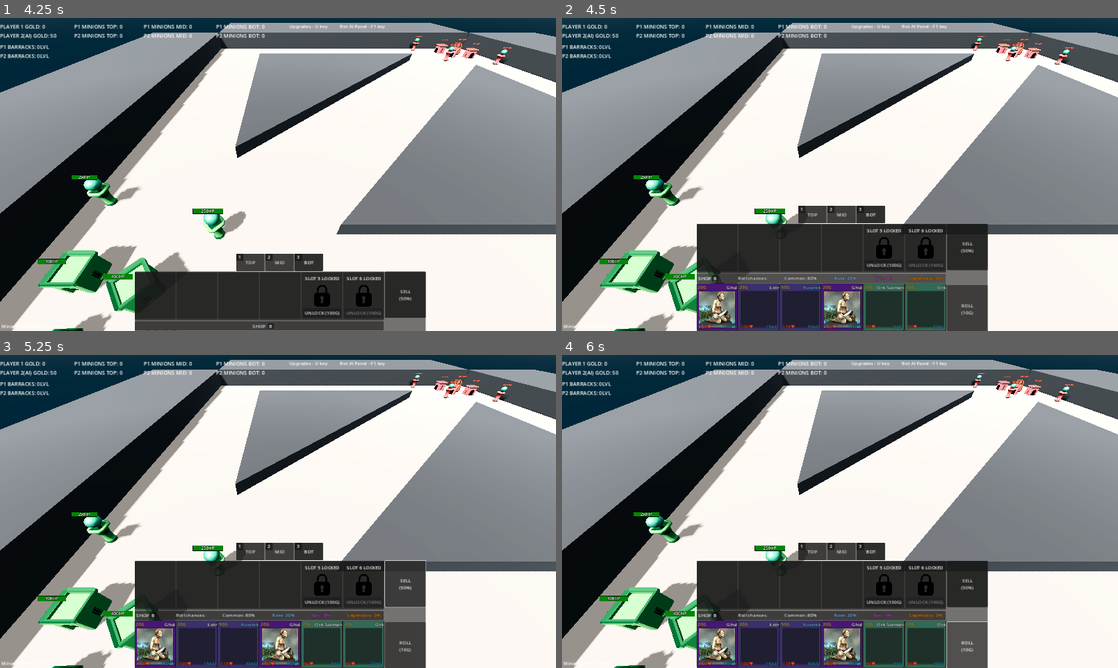
Above: before the commit, frames 1-4 (two rows, left to right).
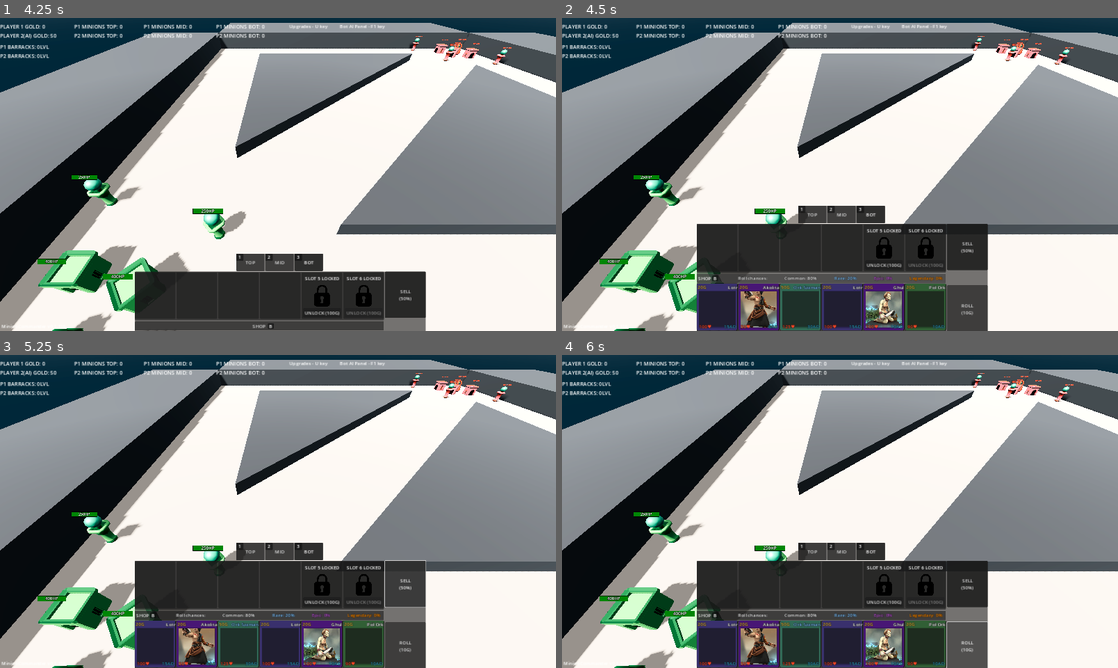
Above: after the commit, the same moments.

Repository: RadekGrzankowski/ChipsowyJam1
Game: Godot game, scene res://Scenes/Levels/main_menu.tscn
Same seed, same stepped clock (60 frames per second), same inputs: the game is played once before the commit and once after it.
Inputs:
- Up to frame 1 (4.25 s): click "Play" at 0.5 s; click "TOP" at 1.25 s; click "MID" at 2 s; click "BOT" at 2.75 s; click "UNLOCK (100G)" at 3.5 s
- Up to frame 2 (4.5 s): click "SHOP" at 4.25 s
- Up to frame 3 (5.25 s): click "SELL (50%)" at 5 s
- Up to frame 4 (6 s): click "ROLL (10G)" at 5.75 s

Frame 1 is identical in both runs. In frame 2, 4.4% of the frame differs, in the area x 24-70%, y 84-100%; in frame 3, 4.4%; in frame 4, 4.4%.

Commit message:
added cards for forest orc and beast

Diff:
--- /dev/null
+++ b/ChipsowyJam/Scenes/Assets/Cards/Beast/Anakonda.tres
@@ -0,0 +1,18 @@
+[gd_resource type="Resource" load_steps=2 format=3 uid="uid://bg34pac10a7ur"]
+
+[ext_resource type="Script" path="res://Scenes/Assets/Cards/card_stats.gd" id="1_wmsqj"]
+
+[resource]
+script = ExtResource("1_wmsqj")
+card_name = "Anakonda"
+race = 8
+tier = 1
+description = "2 toxic / 5 s Stacking"
+cost = 50
+health = 125
+attack_damage = 10
+armor = 0
+attack_speed = 1.5
+attack_range = 2.0
+type = 0
+sub_type = 0
--- /dev/null
+++ b/ChipsowyJam/Scenes/Assets/Cards/Beast/Bies.tres
@@ -0,0 +1,18 @@
+[gd_resource type="Resource" load_steps=2 format=3 uid="uid://r37do3g5symw"]
+
+[ext_resource type="Script" path="res://Scenes/Assets/Cards/card_stats.gd" id="1_xht7s"]
+
+[resource]
+script = ExtResource("1_xht7s")
+card_name = "Bies"
+race = 8
+tier = 2
+description = "4 toxic / 5 stacking"
+cost = 120
+health = 250
+attack_damage = 25
+armor = 25
+attack_speed = 1.5
+attack_range = 2.0
+type = 0
+sub_type = 0
--- /dev/null
+++ b/ChipsowyJam/Scenes/Assets/Cards/Beast/Gryf.tres
@@ -0,0 +1,18 @@
+[gd_resource type="Resource" load_steps=2 format=3 uid="uid://inw77towcek3"]
+
+[ext_resource type="Script" path="res://Scenes/Assets/Cards/card_stats.gd" id="1_uubcf"]
+
+[resource]
+script = ExtResource("1_uubcf")
+card_name = "Gryf"
+race = 8
+tier = 3
+description = "20 % to Stun on hit"
+cost = 200
+health = 350
+attack_damage = 60
+armor = 50
+attack_speed = 2.0
+attack_range = 1.5
+type = 0
+sub_type = 0
--- /dev/null
+++ b/ChipsowyJam/Scenes/Assets/Cards/Beast/Niedzwiedz.tres
@@ -0,0 +1,18 @@
+[gd_resource type="Resource" load_steps=2 format=3 uid="uid://yfdqdijfylh6"]
+
+[ext_resource type="Script" path="res://Scenes/Assets/Cards/card_stats.gd" id="1_2ykg3"]
+
+[resource]
+script = ExtResource("1_2ykg3")
+card_name = "Niedzwiedz"
+race = 8
+tier = 1
+description = ""
+cost = 50
+health = 200
+attack_damage = 25
+armor = 50
+attack_speed = 0.6
+attack_range = 1.0
+type = 0
+sub_type = 3
--- /dev/null
+++ b/ChipsowyJam/Scenes/Assets/Cards/Beast/Pająk.tres
@@ -0,0 +1,18 @@
+[gd_resource type="Resource" load_steps=2 format=3 uid="uid://bmmxkt3k85vnr"]
+
+[ext_resource type="Script" path="res://Scenes/Assets/Cards/card_stats.gd" id="1_tac6b"]
+
+[resource]
+script = ExtResource("1_tac6b")
+card_name = "Pająk"
+race = 8
+tier = 0
+description = "1 toxic / 5 s Stacking"
+cost = 20
+health = 110
+attack_damage = 5
+armor = 0
+attack_speed = 1.5
+attack_range = 3.0
+type = 1
+sub_type = 7
--- /dev/null
+++ b/ChipsowyJam/Scenes/Assets/Cards/Beast/Troll.tres
@@ -0,0 +1,18 @@
+[gd_resource type="Resource" load_steps=2 format=3 uid="uid://dup21rwc5xnny"]
+
+[ext_resource type="Script" path="res://Scenes/Assets/Cards/card_stats.gd" id="1_ys34b"]
+
+[resource]
+script = ExtResource("1_ys34b")
+card_name = "Troll"
+race = 8
+tier = 3
+description = ""
+cost = 120
+health = 300
+attack_damage = 100
+armor = 50
+attack_speed = 0.3
+attack_range = 1.5
+type = 0
+sub_type = 0
--- /dev/null
+++ b/ChipsowyJam/Scenes/Assets/Cards/Beast/Wilk.tres
@@ -0,0 +1,18 @@
+[gd_resource type="Resource" load_steps=2 format=3 uid="uid://iqp5h0ja1kye"]
+
+[ext_resource type="Script" path="res://Scenes/Assets/Cards/card_stats.gd" id="1_22rtl"]
+
+[resource]
+script = ExtResource("1_22rtl")
+card_name = "Wilk"
+race = 8
+tier = 0
+description = ""
+cost = 20
+health = 80
+attack_damage = 15
+armor = 0
+attack_speed = 1.5
+attack_range = 1.0
+type = 0
+sub_type = 0
--- /dev/null
+++ b/ChipsowyJam/Scenes/Assets/Cards/Forest Orcs/Beast Master.tres
@@ -0,0 +1,18 @@
+[gd_resource type="Resource" load_steps=2 format=3 uid="uid://bte7kf52gftj8"]
+
+[ext_resource type="Script" path="res://Scenes/Assets/Cards/card_stats.gd" id="1_fyml2"]
+
+[resource]
+script = ExtResource("1_fyml2")
+card_name = "Beast Master"
+race = 3
+tier = 3
+description = "after death summon 3 wolfs"
+cost = 200
+health = 400
+attack_damage = 50
+armor = 50
+attack_speed = 2.0
+attack_range = 5.0
+type = 1
+sub_type = 1
--- /dev/null
+++ b/ChipsowyJam/Scenes/Assets/Cards/Forest Orcs/Duch Wiatru.tres
@@ -0,0 +1,18 @@
+[gd_resource type="Resource" load_steps=2 format=3 uid="uid://c2r0llxpkr7bh"]
+
+[ext_resource type="Script" path="res://Scenes/Assets/Cards/card_stats.gd" id="1_if17o"]
+
+[resource]
+script = ExtResource("1_if17o")
+card_name = "Duch Wiatru"
+race = 3
+tier = 1
+description = "Heal / AFter heal give 10 AS"
+cost = 50
+health = 125
+attack_damage = 10
+armor = 20
+attack_speed = 1.0
+attack_range = 3.0
+type = 0
+sub_type = 0
--- /dev/null
+++ b/ChipsowyJam/Scenes/Assets/Cards/Forest Orcs/Duch Wody.tres
@@ -0,0 +1,18 @@
+[gd_resource type="Resource" load_steps=2 format=3 uid="uid://dp2hujmk16se8"]
+
+[ext_resource type="Script" path="res://Scenes/Assets/Cards/card_stats.gd" id="1_8sbsf"]
+
+[resource]
+script = ExtResource("1_8sbsf")
+card_name = "Duch Wody"
+race = 3
+tier = 2
+description = "Aoe Heal"
+cost = 120
+health = 225
+attack_damage = 30
+armor = 40
+attack_speed = 1.0
+attack_range = 4.0
+type = 2
+sub_type = 2
--- /dev/null
+++ b/ChipsowyJam/Scenes/Assets/Cards/Forest Orcs/Ork Łowca.tres
@@ -0,0 +1,18 @@
+[gd_resource type="Resource" load_steps=2 format=3 uid="uid://xt8x1gg2oe42"]
+
+[ext_resource type="Script" path="res://Scenes/Assets/Cards/card_stats.gd" id="1_6kgeu"]
+
+[resource]
+script = ExtResource("1_6kgeu")
+card_name = "Ork Łowca"
+race = 3
+tier = 0
+description = ""
+cost = 20
+health = 90
+attack_damage = 15
+armor = 5
+attack_speed = 1.0
+attack_range = 4.0
+type = 1
+sub_type = 1
--- /dev/null
+++ b/ChipsowyJam/Scenes/Assets/Cards/Forest Orcs/Pół Ork.tres
@@ -0,0 +1,18 @@
+[gd_resource type="Resource" load_steps=2 format=3 uid="uid://cv26k3uti3e23"]
+
+[ext_resource type="Script" path="res://Scenes/Assets/Cards/card_stats.gd" id="1_qyh7u"]
+
+[resource]
+script = ExtResource("1_qyh7u")
+card_name = "Pół Ork"
+race = 3
+tier = 0
+description = ""
+cost = 20
+health = 90
+attack_damage = 10
+armor = 5
+attack_speed = 1.4
+attack_range = 1.5
+type = 0
+sub_type = 0
--- /dev/null
+++ b/ChipsowyJam/Scenes/Assets/Cards/Forest Orcs/Stary Łowca.tres
@@ -0,0 +1,18 @@
+[gd_resource type="Resource" load_steps=2 format=3 uid="uid://c3o0cnokla6g8"]
+
+[ext_resource type="Script" path="res://Scenes/Assets/Cards/card_stats.gd" id="1_ai312"]
+
+[resource]
+script = ExtResource("1_ai312")
+card_name = "Stary Łowca"
+race = 3
+tier = 2
+description = ""
+cost = 120
+health = 250
+attack_damage = 75
+armor = 50
+attack_speed = 1.0
+attack_range = 4.0
+type = 1
+sub_type = 1
--- /dev/null
+++ b/ChipsowyJam/Scenes/Assets/Cards/Forest Orcs/Wódz Wojennyt.tres
@@ -0,0 +1,18 @@
+[gd_resource type="Resource" load_steps=2 format=3 uid="uid://tam5qjj23gqb"]
+
+[ext_resource type="Script" path="res://Scenes/Assets/Cards/card_stats.gd" id="1_pucbs"]
+
+[resource]
+script = ExtResource("1_pucbs")
+card_name = "Wódz Wojenny"
+race = 3
+tier = 3
+description = "After kill near units get 10 % as"
+cost = 200
+health = 400
+attack_damage = 60
+armor = 1
+attack_speed = 70.0
+attack_range = 1.5
+type = 0
+sub_type = 0
--- /dev/null
+++ b/ChipsowyJam/Scenes/Assets/Cards/Forest Orcs/Włócznik.tres
@@ -0,0 +1,18 @@
+[gd_resource type="Resource" load_steps=2 format=3 uid="uid://dj08a1k43rwfp"]
+
+[ext_resource type="Script" path="res://Scenes/Assets/Cards/card_stats.gd" id="1_ievyw"]
+
+[resource]
+script = ExtResource("1_ievyw")
+card_name = "Włócznik"
+race = 3
+tier = 1
+description = ""
+cost = 50
+health = 150
+attack_damage = 40
+armor = 15
+attack_speed = 0.8
+attack_range = 4.0
+type = 1
+sub_type = 1
--- /dev/null
+++ b/ChipsowyJam/Scenes/Assets/Cards/Forest Orcs/Łowca Olbrzymów.tres
@@ -0,0 +1,18 @@
+[gd_resource type="Resource" load_steps=2 format=3 uid="uid://bkyrt6uirgmuy"]
+
+[ext_resource type="Script" path="res://Scenes/Assets/Cards/card_stats.gd" id="1_mdjam"]
+
+[resource]
+script = ExtResource("1_mdjam")
+card_name = "Łowca Olbrzymów"
+race = 3
+tier = 1
+description = "deal 25 % more to unit with 300 + HP"
+cost = 50
+health = 175
+attack_damage = 30
+armor = 30
+attack_speed = 0.7
+attack_range = 1.5
+type = 0
+sub_type = 0
--- a/ChipsowyJam/Scenes/Levels/wip_scene.tscn
+++ b/ChipsowyJam/Scenes/Levels/wip_scene.tscn
@@ -52,6 +52,22 @@
 [ext_resource type="Resource" uid="uid://cq21a2c7eij7" path="res://Scenes/Assets/Cards/Mountain Clan/Stary Ork.tres" id="31_e6mp0"]
 [ext_resource type="Resource" uid="uid://vhb7g07k4fae" path="res://Scenes/Assets/Cards/Mountain Clan/Władca Run.tres" id="32_clqrf"]
 [ext_resource type="Resource" uid="uid://nb5ogqdbqgeu" path="res://Scenes/Assets/Cards/Mountain Clan/Znahor.tres" id="33_yku2d"]
+[ext_resource type="Resource" uid="uid://bte7kf52gftj8" path="res://Scenes/Assets/Cards/Forest Orcs/Beast Master.tres" id="34_x4wfr"]
+[ext_resource type="Resource" uid="uid://c2r0llxpkr7bh" path="res://Scenes/Assets/Cards/Forest Orcs/Duch Wiatru.tres" id="35_a4ifx"]
+[ext_resource type="Resource" uid="uid://dp2hujmk16se8" path="res://Scenes/Assets/Cards/Forest Orcs/Duch Wody.tres" id="36_erwpc"]
+[ext_resource type="Resource" uid="uid://xt8x1gg2oe42" path="res://Scenes/Assets/Cards/Forest Orcs/Ork Łowca.tres" id="37_tytlo"]
+[ext_resource type="Resource" uid="uid://cv26k3uti3e23" path="res://Scenes/Assets/Cards/Forest Orcs/Pół Ork.tres" id="38_mvdxc"]
+[ext_resource type="Resource" uid="uid://c3o0cnokla6g8" path="res://Scenes/Assets/Cards/Forest Orcs/Stary Łowca.tres" id="39_vbfm7"]
+[ext_resource type="Resource" uid="uid://tam5qjj23gqb" path="res://Scenes/Assets/Cards/Forest Orcs/Wódz Wojennyt.tres" id="40_o6sds"]
+[ext_resource type="Resource" uid="uid://dj08a1k43rwfp" path="res://Scenes/Assets/Cards/Forest Orcs/Włócznik.tres" id="41_xvy6o"]
+[ext_resource type="Resource" uid="uid://bkyrt6uirgmuy" path="res://Scenes/Assets/Cards/Forest Orcs/Łowca Olbrzymów.tres" id="42_ktcwg"]
+[ext_resource type="Resource" uid="uid://bg34pac10a7ur" path="res://Scenes/Assets/Cards/Beast/Anakonda.tres" id="61_ytpjj"]
+[ext_resource type="Resource" uid="uid://r37do3g5symw" path="res://Scenes/Assets/Cards/Beast/Bies.tres" id="62_6qrxl"]
+[ext_resource type="Resource" uid="uid://inw77towcek3" path="res://Scenes/Assets/Cards/Beast/Gryf.tres" id="63_m54xj"]
+[ext_resource type="Resource" uid="uid://yfdqdijfylh6" path="res://Scenes/Assets/Cards/Beast/Niedzwiedz.tres" id="64_0qqpx"]
+[ext_resource type="Resource" uid="uid://bmmxkt3k85vnr" path="res://Scenes/Assets/Cards/Beast/Pająk.tres" id="65_quriq"]
+[ext_resource type="Resource" uid="uid://dup21rwc5xnny" path="res://Scenes/Assets/Cards/Beast/Troll.tres" id="66_m07xw"]
+[ext_resource type="Resource" uid="uid://iqp5h0ja1kye" path="res://Scenes/Assets/Cards/Beast/Wilk.tres" id="67_eongi"]
 
 [sub_resource type="ProceduralSkyMaterial" id="ProceduralSkyMaterial_trv5t"]
 sky_top_color = Color(0.764706, 0.827451, 0.917647, 1)
@@ -106,7 +122,9 @@
 human_kingdom_cards_array = [ExtResource("6_hrmsv"), ExtResource("7_jl54c"), ExtResource("8_fbhor"), ExtResource("9_k5nwm"), ExtResource("10_4ekxd"), ExtResource("11_qejxs"), ExtResource("12_b06qd"), ExtResource("13_ccm24"), ExtResource("14_iwdh7"), ExtResource("15_uc1f5")]
 outlaws_cards_array = [ExtResource("16_5jdk1"), ExtResource("17_34wgx"), ExtResource("18_ipagx"), ExtResource("19_kucoa"), ExtResource("20_2qlyl"), ExtResource("21_k7574"), ExtResource("22_203mh"), ExtResource("23_lyny0")]
 mountain_clan_cards_array = [ExtResource("24_24tdh"), ExtResource("25_w0cu6"), ExtResource("26_sdtm7"), ExtResource("27_tpfi4"), ExtResource("28_kdho1"), ExtResource("29_pd0jy"), ExtResource("30_qa5bw"), ExtResource("31_e6mp0"), ExtResource("32_clqrf"), ExtResource("33_yku2d")]
+forest_orcs_cards_array = [ExtResource("34_x4wfr"), ExtResource("35_a4ifx"), ExtResource("36_erwpc"), ExtResource("37_tytlo"), ExtResource("38_mvdxc"), ExtResource("39_vbfm7"), ExtResource("40_o6sds"), ExtResource("41_xvy6o"), ExtResource("42_ktcwg")]
 blood_brotherhood_cards_array = [ExtResource("6_hwh2s"), ExtResource("7_pj51i"), ExtResource("8_nt6s7"), ExtResource("9_85p3k"), ExtResource("10_gf7to"), ExtResource("11_530yt"), ExtResource("12_ps2q1"), ExtResource("13_f2h5q"), ExtResource("14_xkmon"), ExtResource("15_ga2jb")]
 undead_pact_cards_array = [ExtResource("16_fw74q"), ExtResource("17_pru3h"), ExtResource("18_t1u50"), ExtResource("19_cnonn"), ExtResource("20_6f02n"), ExtResource("21_xd2ou"), ExtResource("22_0p5ad"), ExtResource("23_f6c7l")]
+beast_cards_array = [ExtResource("61_ytpjj"), ExtResource("62_6qrxl"), ExtResource("63_m54xj"), ExtResource("64_0qqpx"), ExtResource("65_quriq"), ExtResource("66_m07xw"), ExtResource("67_eongi")]
 
 [node name="AIController" parent="." instance=ExtResource("24_10fj3")]
Not shown: 1 places in ChipsowyJam/Scenes/Levels/wip_scene.tscn that only renumber resources
